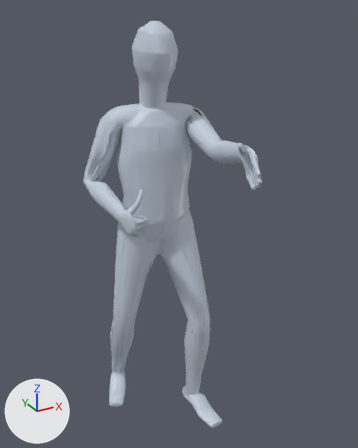
The glTF model app/assets/anims/Base/magic_channel.glb as it was, and as the next commit left it.
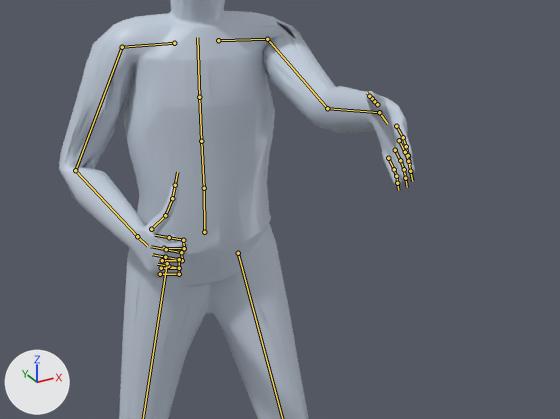
There are two pictures of each version: one whole from a 50 mm camera at (-0.865, -1.787, 1.812) aimed at (0.01, -0.197, 1.017), one close up on the part from 15% to 94% of the width and 22% to 69% of the height. Arrows for +X, +Y and +Z are at lower left; the lights stay in place. The last two pictures show the newer version. Both versions are drawn at frame 6 of the action 'Animation'; the numbers are the values there. The bones that change, and the others that lie on the model, are drawn over the model as lines in the close-ups.

In view in the first close-up: 'Body_human_male'.
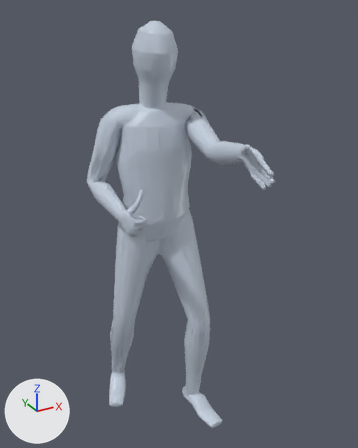
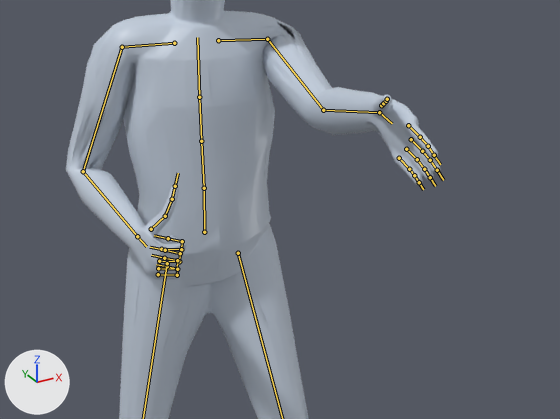
The change in detail:
Bone 'mixamorig:LeftArm' (bone_mixamorig_leftarm) turns from (-34, -66, -50) to (-45, -71, -40) degrees about its own x, y and z.
Bone 'mixamorig:LeftHand' (bone_mixamorig_lefthand) turns from (-10, -21, 26) to (3, -15, 26) degrees about its own x, y and z.
Bone 'mixamorig:RightArm' (bone_mixamorig_rightarm) turns from (-68, -7, 17) to (-72, -6, 14) degrees about its own x, y and z.

Changed parts and their boxes (x1, y1, x2, y2) in the close-ups (560 x 419 px):
'Body_human_male', posed: before (59, 0, 415, 419); after (66, 0, 440, 419)
bone 'mixamorig:LeftArm', root to tip: before (267, 39) to (327, 108); after (267, 39) to (323, 110)
bone 'mixamorig:LeftHand', root to tip: before (379, 112) to (387, 123); after (379, 112) to (392, 123)
bone 'mixamorig:RightArm', root to tip: before (122, 47) to (75, 170); after (122, 47) to (83, 171)
